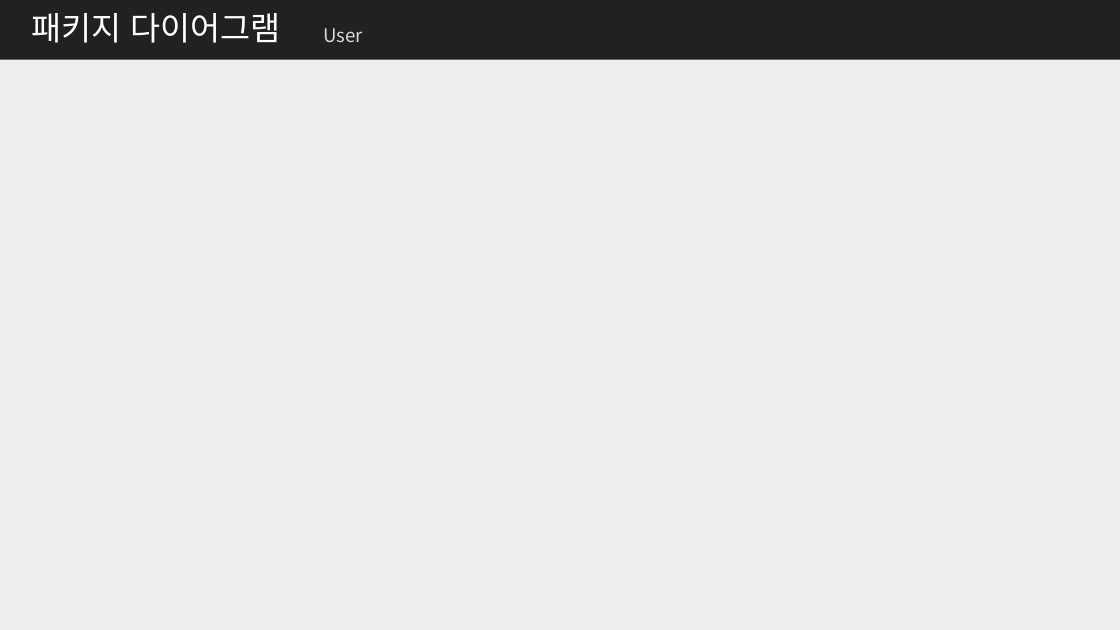
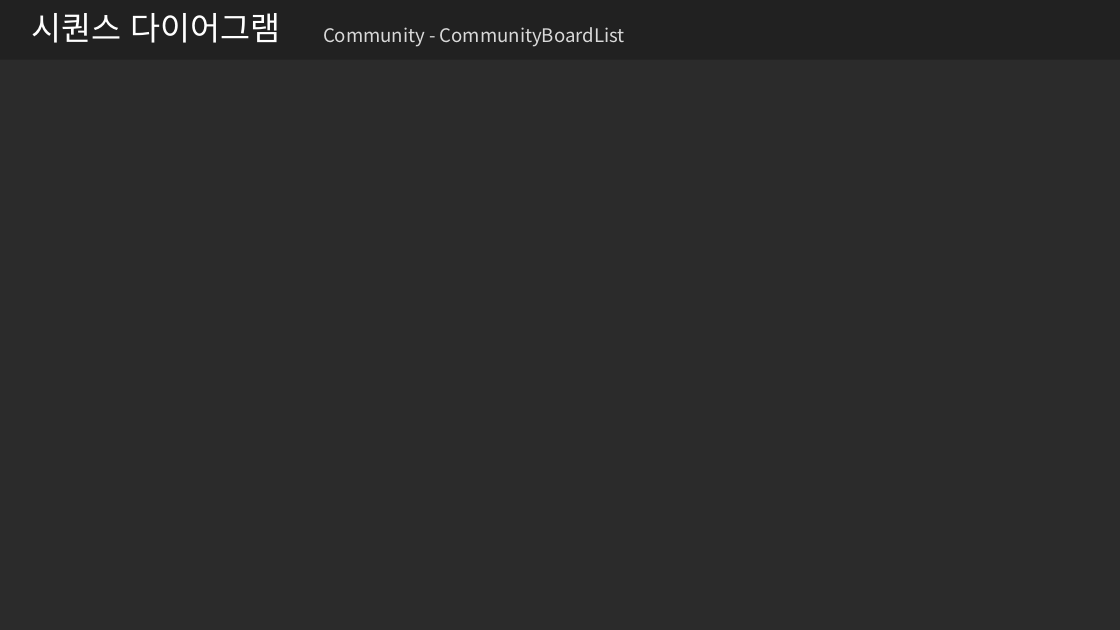
Before and after one commit to me0768/KHFinalProject, a slide deck: slide 22 of 보고서/클래스설계서_Final_Project.pptx (slide 6 before the commit). Drawn at 1120x630 pixels with LibreOffice and Linux fonts; fonts in the diff are those of the drawing; background and template pictures are left out; a plain dark background stands for a picture behind light text. Boxes give left, top, right and bottom in pixels: in the first picture for what was removed or moved away, otherwise in the second. Text is boxed around its words. In the diff, an @@ line names an element or a change of style, - is before the commit and + after.

```diff
--- a/보고서/클래스설계서_Final_Project.pptx
+++ b/보고서/클래스설계서_Final_Project.pptx
@@ background #EEEEEE to picture (left out) @@
@@ title at bbox=[31, 13, 281, 43]: text changed @@
-패키지 다이어그램
+시퀀스 다이어그램
@@ text at bbox=[323, 27, 625, 47]: text changed @@
-User
+Community - CommunityBoardList
```
Also in this commit, not shown: 6 other slides changed, 9 slides added, 20 other files.
